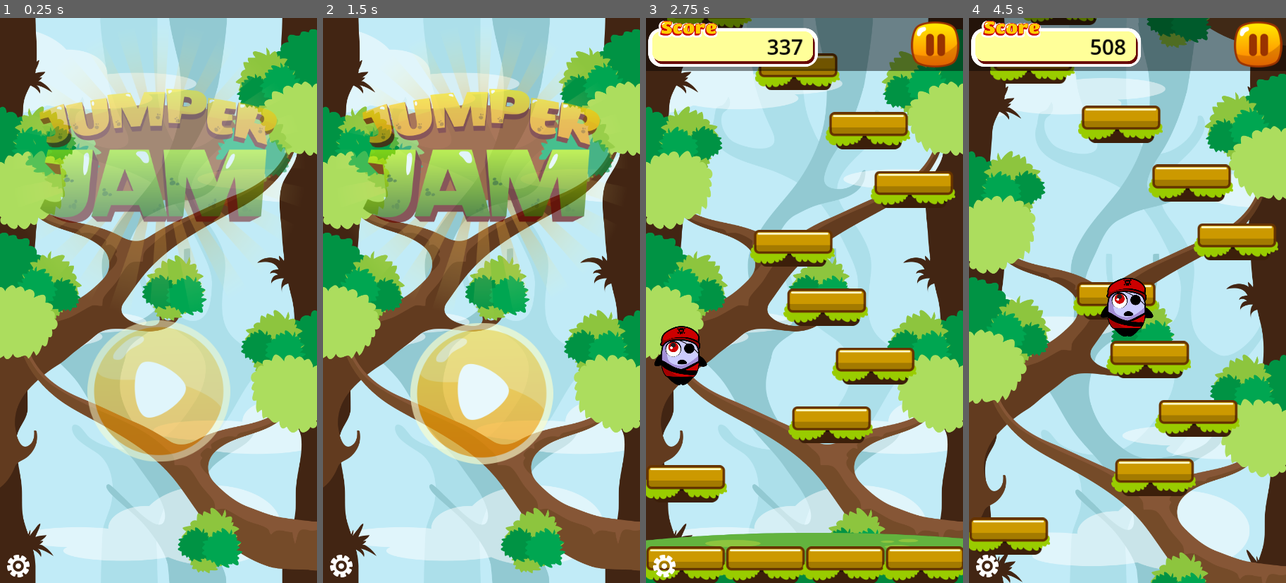
Above: before the commit, frames 1-4 (left to right).
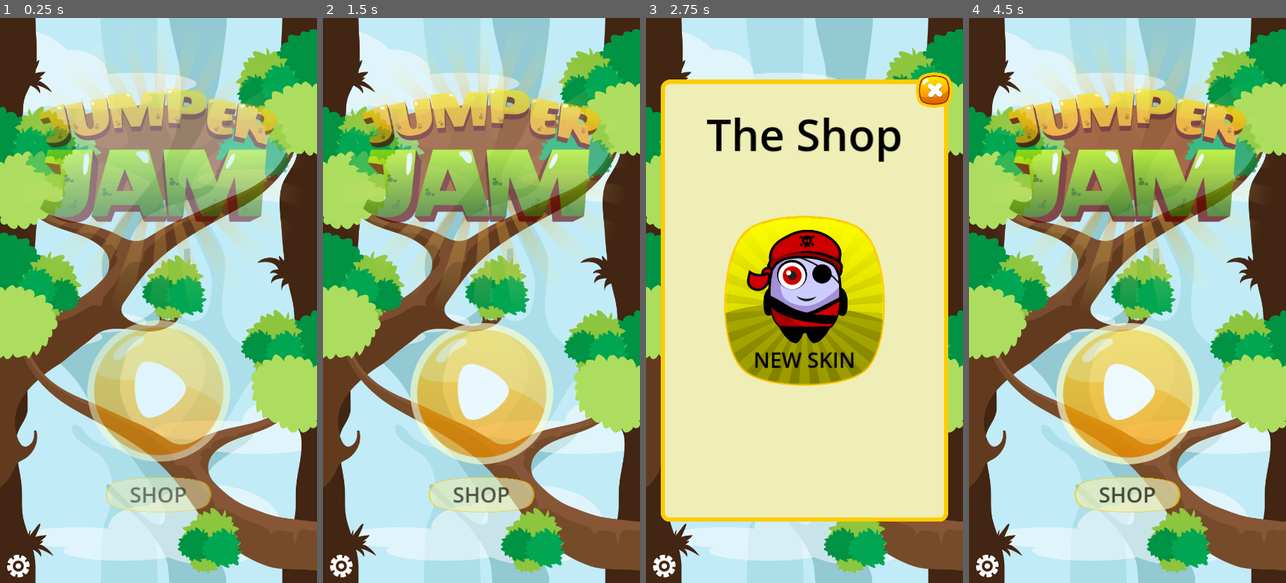
Above: after the commit, the same moments.

Repository: BlurryGames/JumperJam
Game: Godot game, scene res://scenes/main.tscn
The game is run twice, just before and just after one commit, with the same random seed, the same clock (stepped at 60 frames per second) and the same inputs.
Inputs (mouse positions are in pixels of both pictures, inside the frame that each line leads up to; where the layout moved, square brackets give the same spot in the first picture):
- Up to frame 1 (0.25 s): no input
- Up to frame 2 (1.5 s): hold D (MoveRight) 0.53-1.25 s; click (481, 492) [481, 396] at 1.25 s
- Up to frame 3 (2.75 s): hold A (MoveLeft) from 2.03 s (still down)
- Up to frame 4 (4.5 s): release A (MoveLeft) at 2.75 s; click (1257, 91) at 2.77 s; hold D (MoveRight) 3.53-4.25 s; click (1127, 390) at 4.27 s

The runs differ from the first frame. In frame 1, 1.8% of the frame differs, in the area x 33-67%, y 81-88%; in frame 2, 1.8%; in frame 3, 89%, in the area x 0-100%, y 0-100%; in frame 4, 76%.

Commit message:
Section6: In-app Purchases / Lesson3: Shop Screen

Diff:
--- a/Scripts/Game.gd
+++ b/Scripts/Game.gd
@@ -24,7 +24,7 @@
 var score: int = 0
 var highScore: int = 0
 
-var newSkinUnlocked: bool = true
+var newSkinUnlocked: bool = false
 
 func _ready()-> void:
 	viewportSize = get_viewport_rect().size
@@ -54,7 +54,7 @@
 		get_tree().reload_current_scene()
 
 	if player:
-		var altitude: int = viewportSize.y - player.global_position.y
+		var altitude: int = int(viewportSize.y - player.global_position.y)
 		if score < altitude:
 			score = altitude
 			hud.setScore(score)
--- a/Scripts/HUD.gd
+++ b/Scripts/HUD.gd
@@ -15,7 +15,7 @@
 
 		if osName == "iOS":
 			var screenScale: float = DisplayServer.screen_get_scale()
-			safeAreaTop /= screenScale
+			safeAreaTop /= int(screenScale)
 
 			UtilityPtr.addLogMessage("Screen scale: " + str(screenScale))
 
--- a/Scripts/Main.gd
+++ b/Scripts/Main.gd
@@ -13,6 +13,8 @@
 
 	game.playerDied.connect(_on_game_player_died)
 	game.pauseGame.connect(_on_game_pause_game)
+
+	screens.purchaseSkin.connect(_on_screen_purchase_skin)
 
 func _on_game_player_died(score: int, hightScore: int)-> void:
 	gameInProgress = false
@@ -40,3 +42,7 @@
 func _on_game_pause_game()-> void:
 	get_tree().set_pause(true)
 	screens.pauseGame()
+
+func _on_screen_purchase_skin()-> void:
+	if not game.newSkinUnlocked:
+		game.newSkinUnlocked = true
--- a/Scripts/Screens.gd
+++ b/Scripts/Screens.gd
@@ -2,11 +2,15 @@
 
 signal startGame
 signal deleteLevel
+signal purchaseSkin
 
 @onready var console: Control = $Debug/ConsoleLog
+
 @onready var titleScreen: BaseScreen = $TitleScreen
 @onready var pauseScreen: BaseScreen = $PauseScreen
 @onready var gameOverScreen: BaseScreen = $GameOverScreen
+@onready var shopScreen: BaseScreen = $ShopScreen
+
 @onready var gameOverScoreLabel: Label = $GameOverScreen/BalckBackground/Box/ScoreLabel
 @onready var gameOverHightScoreLabel: Label = $GameOverScreen/BalckBackground/Box/HightScoreLabel
 
@@ -28,6 +32,8 @@
 			changeScreen(null)
 			await get_tree().create_timer(0.5).timeout
 			startGame.emit()
+		"TitleShop":
+			changeScreen(shopScreen)
 		"PauseRetry":
 			changeScreen(null)
 			await get_tree().create_timer(0.75).timeout
@@ -48,6 +54,10 @@
 		"GameOverBack":
 			changeScreen(titleScreen)
 			deleteLevel.emit()
+		"ShopBack":
+			changeScreen(titleScreen)
+		"ShopPurchaseSkin":
+			purchaseSkin.emit()
 
 func changeScreen(newScreen: BaseScreen)-> void:
 	if currentScreen:
--- a/scenes/screens.tscn
+++ b/scenes/screens.tscn
@@ -1,10 +1,11 @@
-[gd_scene load_steps=7 format=3 uid="uid://bfdwv00qunr4m"]
+[gd_scene load_steps=8 format=3 uid="uid://bfdwv00qunr4m"]
 
 [ext_resource type="Script" path="res://Scripts/Screens.gd" id="1_dl6gs"]
 [ext_resource type="Texture2D" uid="uid://bw7ba1ivl3vu2" path="res://assets/textures/ui/gear.png" id="2_kstin"]
 [ext_resource type="PackedScene" uid="uid://chbanr05qbqx6" path="res://scenes/pause_screen.tscn" id="3_6avxg"]
 [ext_resource type="PackedScene" uid="uid://ljc7slntg8pd" path="res://scenes/title_screen.tscn" id="3_nxhan"]
 [ext_resource type="PackedScene" uid="uid://ujkq88nf80oh" path="res://scenes/game_over_screen.tscn" id="4_py4h0"]
+[ext_resource type="PackedScene" uid="uid://pchwlpgwrf4e" path="res://scenes/shop_screen.tscn" id="5_8l02d"]
 
 [sub_resource type="LabelSettings" id="LabelSettings_7ecui"]
 
@@ -18,6 +19,8 @@
 [node name="PauseScreen" parent="." instance=ExtResource("3_6avxg")]
 
 [node name="GameOverScreen" parent="." instance=ExtResource("4_py4h0")]
+
+[node name="ShopScreen" parent="." instance=ExtResource("5_8l02d")]
 
 [node name="Debug" type="Control" parent="."]
 z_index = 4096
--- /dev/null
+++ b/scenes/shop_screen.tscn
@@ -0,0 +1,117 @@
+[gd_scene load_steps=9 format=3 uid="uid://pchwlpgwrf4e"]
+
+[ext_resource type="Script" path="res://Scripts/BaseScreen.gd" id="1_pcq28"]
+[ext_resource type="Texture2D" uid="uid://tv6qa6dm6614" path="res://assets/textures/ui/Box01.png" id="2_px6qg"]
+[ext_resource type="PackedScene" uid="uid://bbveltw0irqil" path="res://scenes/screen_button.tscn" id="3_jcm6t"]
+[ext_resource type="Texture2D" uid="uid://bywqpglv0ku5b" path="res://assets/textures/ui/Closebtn2.png" id="4_83pwn"]
+[ext_resource type="Texture2D" uid="uid://c4e2x3xr4v4yl" path="res://assets/textures/ui/Box04.png" id="5_hyb8i"]
+[ext_resource type="Texture2D" uid="uid://d1qnpvaxps52f" path="res://assets/textures/character/Skin2Idle.png" id="6_v3mbp"]
+
+[sub_resource type="LabelSettings" id="LabelSettings_uub30"]
+font_size = 75
+font_color = Color(0, 0, 0, 1)
+
+[sub_resource type="LabelSettings" id="LabelSettings_vse4t"]
+font_size = 36
+font_color = Color(0, 0, 0, 1)
+
+[node name="ShopScreen" type="Control"]
+layout_mode = 3
+anchors_preset = 15
+anchor_right = 1.0
+anchor_bottom = 1.0
+grow_horizontal = 2
+grow_vertical = 2
+script = ExtResource("1_pcq28")
+
+[node name="Box" type="TextureRect" parent="."]
+layout_mode = 1
+anchors_preset = 8
+anchor_left = 0.5
+anchor_top = 0.5
+anchor_right = 0.5
+anchor_bottom = 0.5
+offset_left = -245.0
+offset_top = -375.0
+offset_right = 245.0
+offset_bottom = 376.0
+grow_horizontal = 2
+grow_vertical = 2
+texture = ExtResource("2_px6qg")
+expand_mode = 1
+
+[node name="Title" type="Label" parent="Box"]
+layout_mode = 1
+anchors_preset = 5
+anchor_left = 0.5
+anchor_right = 0.5
+offset_left = -167.0
+offset_top = 40.0
+offset_right = 167.0
+offset_bottom = 143.0
+grow_horizontal = 2
+text = "The Shop"
+label_settings = SubResource("LabelSettings_uub30")
+
+[node name="ShopBack" parent="Box" instance=ExtResource("3_jcm6t")]
+layout_mode = 1
+anchors_preset = 1
+anchor_left = 1.0
+anchor_right = 1.0
+offset_left = -55.0
+offset_top = -12.0
+offset_right = 7.0
+offset_bottom = 47.0
+grow_horizontal = 0
+texture_normal = ExtResource("4_83pwn")
+ignore_texture_size = true
+stretch_mode = 0
+
+[node name="ShopPurchaseSkin" parent="Box" instance=ExtResource("3_jcm6t")]
+layout_mode = 1
+anchors_preset = 8
+anchor_left = 0.5
+anchor_top = 0.5
+anchor_right = 0.5
+anchor_bottom = 0.5
+offset_left = -137.0
+offset_top = -144.5
+offset_right = 137.0
+offset_bottom = 144.5
+grow_horizontal = 2
+grow_vertical = 2
+texture_normal = ExtResource("5_hyb8i")
+ignore_texture_size = true
+stretch_mode = 0
+
+[node name="TextureRect" type="TextureRect" parent="Box/ShopPurchaseSkin"]
+layout_mode = 1
+anchors_preset = 8
+anchor_left = 0.5
+anchor_top = 0.5
+anchor_right = 0.5
+anchor_bottom = 0.5
+offset_left = -107.0
+offset_top = -145.5
+offset_right = 101.0
+offset_bottom = 99.5
+grow_horizontal = 2
+grow_vertical = 2
+texture = ExtResource("6_v3mbp")
+expand_mode = 1
+
+[node name="Label" type="Label" parent="Box/ShopPurchaseSkin"]
+layout_mode = 1
+anchors_preset = 7
+anchor_left = 0.5
+anchor_top = 1.0
+anchor_right = 0.5
+anchor_bottom = 1.0
+offset_left = -86.5
+offset_top = -69.0
+offset_right = 86.5
+offset_bottom = -19.0
+grow_horizontal = 2
+grow_vertical = 0
+text = "NEW SKIN"
+label_settings = SubResource("LabelSettings_vse4t")
--- a/scenes/title_screen.tscn
+++ b/scenes/title_screen.tscn
@@ -1,9 +1,14 @@
-[gd_scene load_steps=8 format=3 uid="uid://ljc7slntg8pd"]
+[gd_scene load_steps=10 format=3 uid="uid://ljc7slntg8pd"]
 
 [ext_resource type="Texture2D" uid="uid://bnato7205wvbg" path="res://assets/textures/ui/BigLogo.png" id="1_36n1n"]
 [ext_resource type="Script" path="res://Scripts/BaseScreen.gd" id="1_51sov"]
 [ext_resource type="Texture2D" uid="uid://dg7ho2jrenhtr" path="res://assets/textures/ui/PlayBtn.png" id="2_s0sg2"]
 [ext_resource type="PackedScene" uid="uid://bbveltw0irqil" path="res://scenes/screen_button.tscn" id="2_umm3s"]
+[ext_resource type="Texture2D" uid="uid://b431okdkyaqp6" path="res://assets/textures/ui/Box02.png" id="5_6v1pw"]
+
+[sub_resource type="LabelSettings" id="LabelSettings_ldsdx"]
+font_size = 36
+font_color = Color(0, 0, 0, 1)
 
 [sub_resource type="Animation" id="Animation_niblg"]
 resource_name = "AnimatePLayButton"
@@ -97,6 +102,39 @@
 grow_vertical = 2
 texture_normal = ExtResource("2_s0sg2")
 
+[node name="TitleShop" parent="Control" instance=ExtResource("2_umm3s")]
+layout_mode = 1
+anchors_preset = 8
+anchor_left = 0.5
+anchor_top = 0.5
+anchor_right = 0.5
+anchor_bottom = 0.5
+offset_left = -90.0
+offset_top = 300.0
+offset_right = 90.0
+offset_bottom = 360.0
+grow_horizontal = 2
+grow_vertical = 2
+texture_normal = ExtResource("5_6v1pw")
+ignore_texture_size = true
+stretch_mode = 0
+
+[node name="Label" type="Label" parent="Control/TitleShop"]
+layout_mode = 1
+anchors_preset = 8
+anchor_left = 0.5
+anchor_top = 0.5
+anchor_right = 0.5
+anchor_bottom = 0.5
+offset_left = -48.5
+offset_top = -25.0
+offset_right = 48.5
+offset_bottom = 25.0
+grow_horizontal = 2
+grow_vertical = 2
+text = "SHOP"
+label_settings = SubResource("LabelSettings_ldsdx")
+
 [node name="AnimationPlayer" type="AnimationPlayer" parent="."]
 libraries = {
 "": SubResource("AnimationLibrary_l1ry1")
